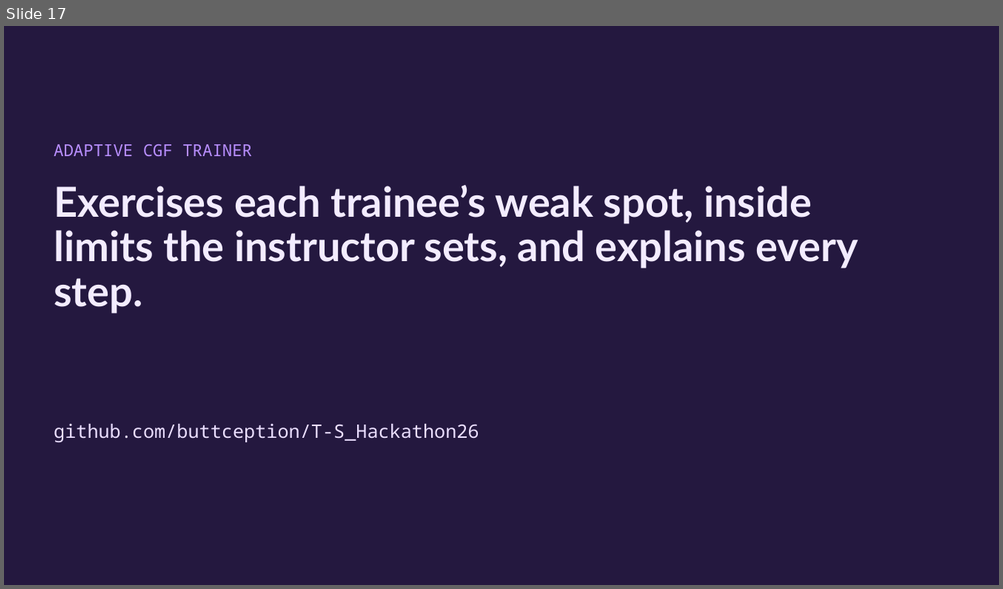
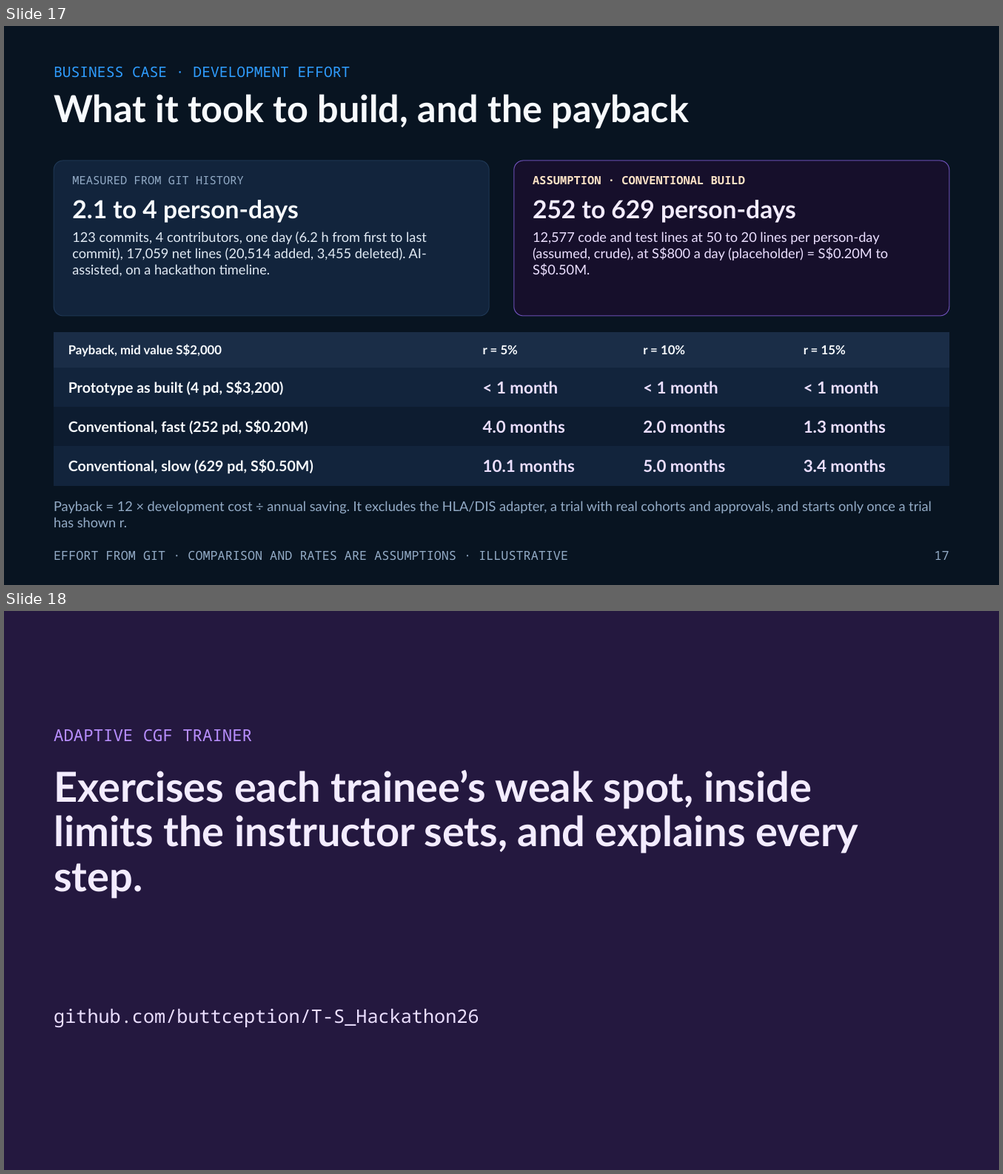
Before and after one commit to buttception/T-S_Hackathon26, a slide deck: cgf-demo/docs/pitch/Adaptive-CGF-Trainer.pptx. Shown one above the other, each under a label of ours: slide 17 before the commit, slides 17 and 18 after it. The pictures are 1003x589 and 1003x1174 pixels, drawn with LibreOffice and Linux fonts; fonts in the diff are those of the drawing. Boxes give left, top, right and bottom in pixels: in the first picture for what was removed or moved away, otherwise in the second. Text is boxed around its words. In the diff, an @@ line names an element or a change of style, - is before the commit and + after.

```diff
--- a/cgf-demo/docs/pitch/Adaptive-CGF-Trainer.pptx
+++ b/cgf-demo/docs/pitch/Adaptive-CGF-Trainer.pptx
@@ slide 17 added at [4, 26, 999, 585], background #081421 @@
@@ text added at [54, 67, 350, 77], 14 pt, text #2F9DFF @@
+BUSINESS CASE · DEVELOPMENT EFFORT
@@ title added at [54, 94, 688, 129], 36 pt, text #F7FAFD, bold @@
+What it took to build, and the payback
@@ rounded rectangle added at [54, 161, 489, 316], fill #12243C, outline #1E3653 0.75 pt @@
@@ text added at [72, 176, 244, 184], 11 pt, text #93ABC6 @@
+MEASURED FROM GIT HISTORY
@@ rounded rectangle added at [514, 161, 948, 316], fill #160F2B, outline #6B4FB5 0.75 pt @@
@@ text added at [532, 176, 745, 184], 11 pt, text #FFE4C7, bold @@
+ASSUMPTION · CONVENTIONAL BUILD
@@ text added at [72, 200, 299, 223], 24 pt, text #F7FAFD, bold @@
+2.1 to 4 person-days
@@ text added at [532, 200, 796, 223], 24 pt, text #F3ECFF, bold @@
+252 to 629 person-days
@@ text added at [72, 232, 427, 276], 13 pt, text #E1EAF4 @@
+123 commits, 4 contributors, one day (6.2 h from first to last commit), 17,059 net lines (20,514 added, 3,455 deleted). AI-assisted, on a hackathon timeline.
@@ text added at [532, 232, 888, 276], 13 pt, text #EBDFFF @@
+12,577 code and test lines at 50 to 20 lines per person-day (assumed, crude), at S$800 a day (placeholder) = S$0.20M to S$0.50M.
@@ table added at [54, 332, 950, 488], 4 rows, 4 columns @@
+Payback, mid value S$2,000 | r = 5% | r = 10% | r = 15%
+Prototype as built (4 pd, S$3,200) | < 1 month | < 1 month | < 1 month
+Conventional, fast (252 pd, S$0.20M) | 4.0 months | 2.0 months | 1.3 months
+Conventional, slow (629 pd, S$0.50M) | 10.1 months | 5.0 months | 3.4 months
@@ text added at [54, 501, 931, 528], 13 pt, text #93ABC6 @@
+Payback = 12 × development cost ÷ annual saving. It excludes the HLA/DIS adapter, a trial with real cohorts and approvals, and starts only once a trial has shown r.
@@ text added at [54, 551, 568, 560], 12 pt, text #93ABC6 @@
+EFFORT FROM GIT · COMPARISON AND RATES ARE ASSUMPTIONS · ILLUSTRATIVE
@@ text added at [934, 551, 949, 560], 12 pt, text #93ABC6 @@
+17
@@ what was slide 17 is now slide 18 @@
```
Also in this commit, not shown: 1 slide changed, 5 other files.
